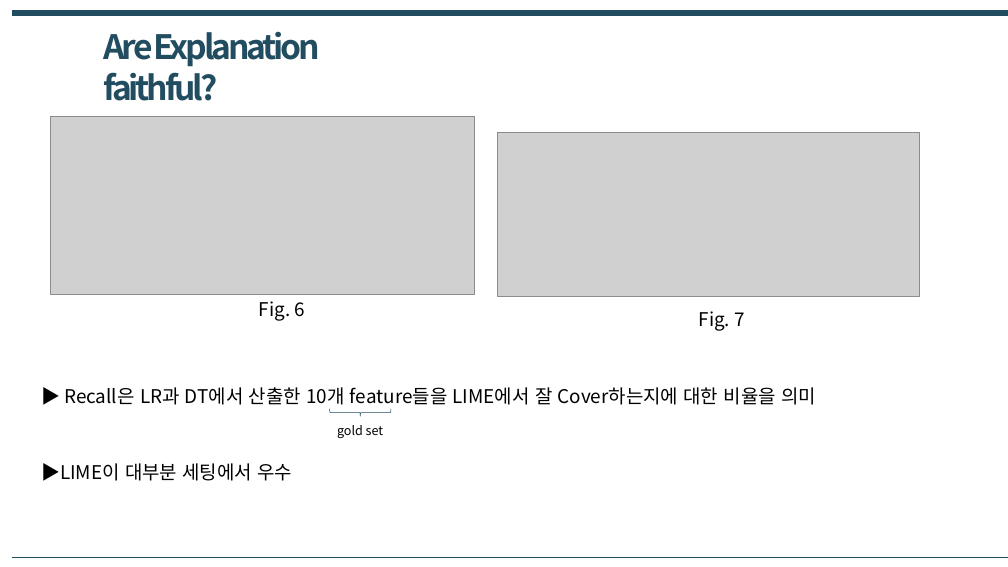
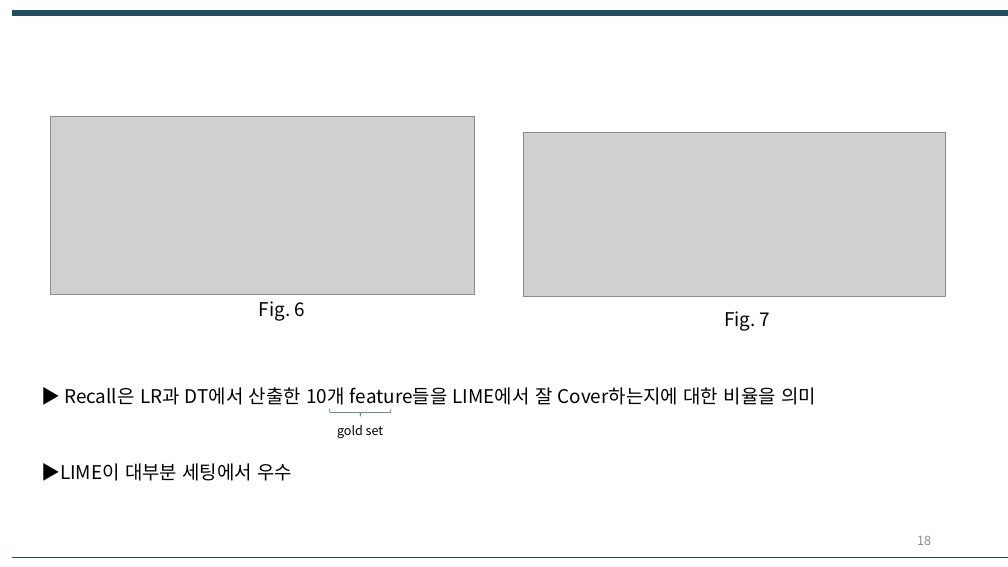
Before and after one commit to mosePark/TIL, a slide deck: slide 18 of lab-seminar/LIME/4월 9일 랩세미나 발표 자료.pptx (slide 17 before the commit). Drawn at 1008x567 pixels with LibreOffice and Linux fonts; fonts in the diff are those of the drawing; grey boxes stand for pictures. Boxes give left, top, right and bottom in pixels: in the first picture for what was removed or moved away, otherwise in the second. Text is boxed around its words. In the diff, an @@ line names an element or a change of style, - is before the commit and + after.

```diff
--- a/lab-seminar/LIME/4월 9일 랩세미나 발표 자료.pptx
+++ b/lab-seminar/LIME/4월 9일 랩세미나 발표 자료.pptx
@@ text removed at (x1=104, y1=31, x2=320, y2=101) @@
-Are Explanation faithful?
@@ picture moved from (x1=498, y1=132, x2=920, y2=296) to (x1=523, y1=132, x2=945, y2=296) @@
@@ text "Fig. 7" moved from (x1=699, y1=311, x2=744, y2=331) to (x1=724, y1=311, x2=770, y2=331) @@
@@ page number added at (x1=917, y1=536, x2=931, y2=545), 12 pt, text #8C8C8C @@
+18
```
Also in this commit, not shown: 19 other slides changed, 4 slides added, 1 other file.
